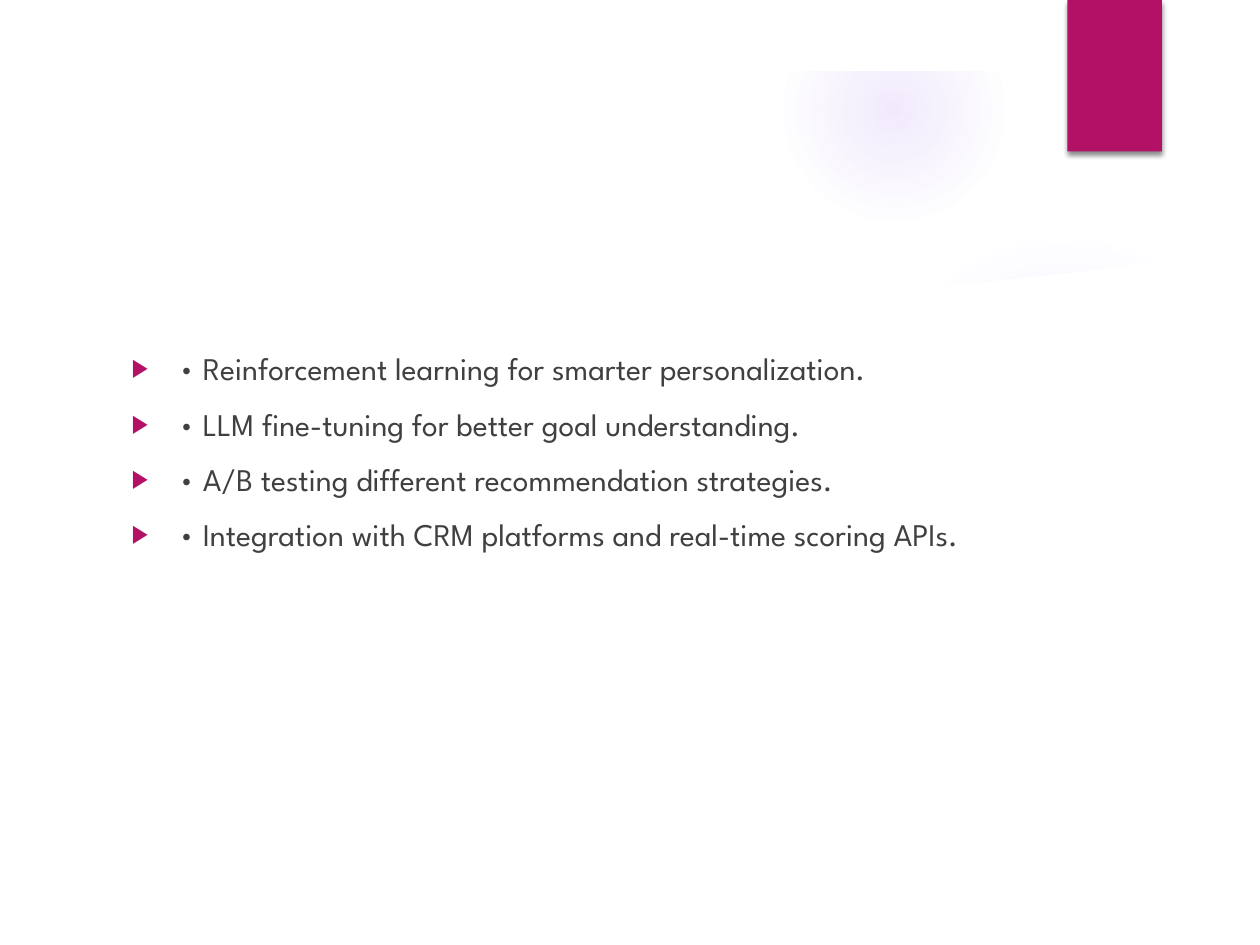
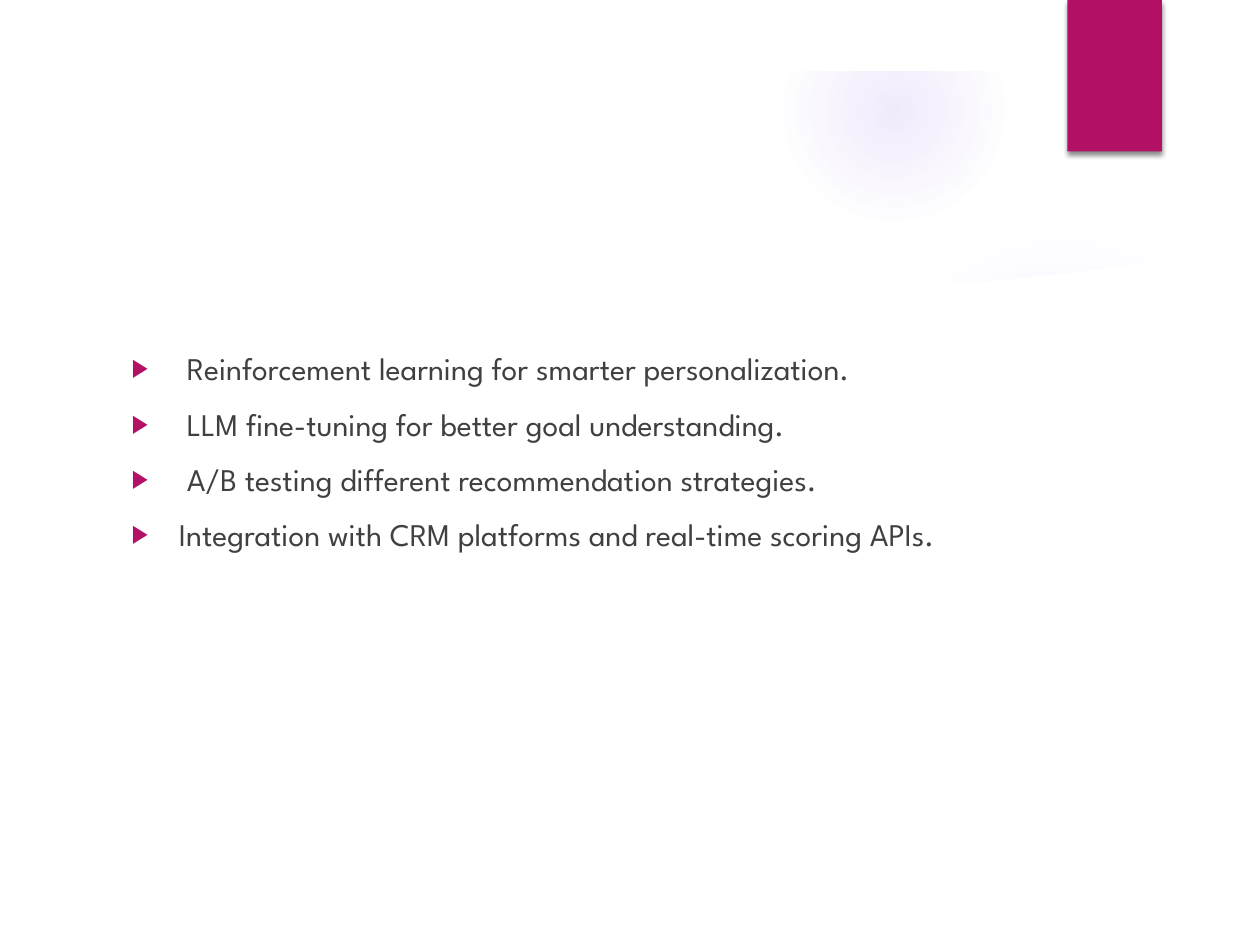
Before and after one commit to ewfx/aidhp-atificial-ai-agents, a slide deck: slide 10 of artifacts/arch/AI_Hyperpersonalization_Presentation_AtificalAIAgents.pptx. Drawn at 1260x945 pixels with LibreOffice and Linux fonts; fonts in the diff are those of the drawing; background and template pictures are left out. Boxes give left, top, right and bottom in pixels: in the first picture for what was removed or moved away, otherwise in the second. Text is boxed around its words. In the diff, an @@ line names an element or a change of style, - is before the commit and + after.

```diff
--- a/artifacts/arch/AI_Hyperpersonalization_Presentation_AtificalAIAgents.pptx
+++ b/artifacts/arch/AI_Hyperpersonalization_Presentation_AtificalAIAgents.pptx
@@ text at (x1=179, y1=358, x2=934, y2=553): text changed @@
-▶ • Reinforcement learning for smarter personalization.
-▶ • LLM fine-tuning for better goal understanding.
-▶ • A/B testing different recommendation strategies.
-▶ • Integration with CRM platforms and real-time scoring APIs.
+▶ Reinforcement learning for smarter personalization.
+▶ LLM fine-tuning for better goal understanding.
+▶ A/B testing different recommendation strategies.
+▶ Integration with CRM platforms and real-time scoring APIs.
```
Also in this commit, not shown: 9 other slides changed, 1 other file.
